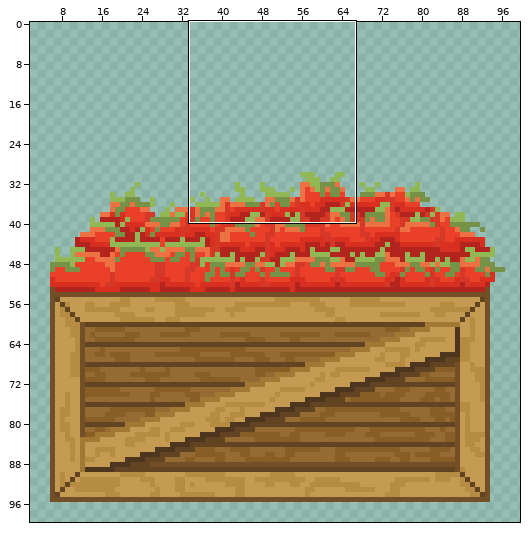
Two states of a sprite sheet, assets/IngredientStations/Tomato_Station.png. Above: a wide view before the commit, with the close-up outlined.
Close-up. As it was:
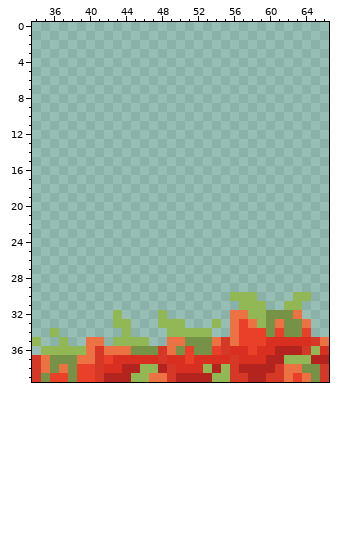
The file is 100x100 pixels. Colours within 5 levels of each other are drawn and written as one. Shown: x 34..66, y 0..39. The wide view leaves out empty margins.
Now the later version:
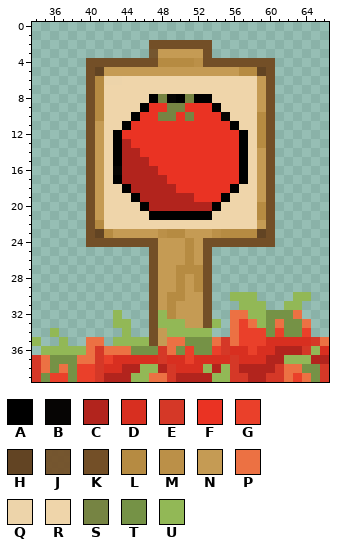
Palette (. is transparent): A #000000  B #060504  C #b2241d  D #d82f20  E #d53827  F #ea3323  G #ea402a  H #624423  J #734f27f0  K #734f27  L #b68b42  M #bb9048fe  N #c59b54  P #ec7143  Q #efd5aaf9  R #efd5aa  S #768443  T #759246  U #92b856
Commit: Added all ingredient stations and placed them in stage
Change:
@@ x 34..66 @@
  1 .................................
- 2 .................................
- 3 .................................
- 4 .................................
- 5 .................................
- 6 .................................
- 7 .................................
- 8 .................................
- 9 .................................
-10 .................................
-11 .................................
-12 .................................
-13 .................................
-14 .................................
-15 .................................
-16 .................................
-17 .................................
-18 .................................
-19 .................................
-20 .................................
-21 .................................
-22 .................................
-23 .................................
-24 .................................
-25 .................................
-26 .................................
-27 .................................
-28 .................................
-29 .................................
-30 ......................UUU....UU..
-31 .......................UUU..UU...
-32 .........U....U.......PPUUTTTP...
-33 .........UU...UUU...U.PGPUTPTTP..
-34 ..U.......U....UUUUU..PGGGTGTTG..
-35 U..U..PP.UUUU..PPTTTPEPGGGDDDDDEP
+ 2 .............KKKKKKK.............
+ 3 .............JNNNNNK.............
+ 4 ......KKKKKKKKLLLLMKKKKKKKK......
+ 5 ......KHNNNNNNNNNNNNNNNLLHK......
+ 6 ......KLQQRRRRRRRRRRRRRRRNK......
+ 7 ......KLRRRRRRRRRRRRRRRRRNK......
+ 8 ......KLRRRRRASBASAARRRRRNK......
+ 9 ......KLRRRRAFFSSFFFARRRRNK......
+10 ......KLRRRAFFSSFSFFFBRRRLK......
+11 ......KNRRAFFFFFFFFFFFARRLK......
+12 ......KNRAFFFFFFFFFFFFFARLK......
+13 ......KNRACFFFFFFFFFFFFARLK......
+14 ......KNRACCFFFFFFFFFFFARNK......
+15 ......KNRACCCFFFFFFFFFFARNK......
+16 ......KNRBCCCCFFFFFFFFFARNK......
+17 ......KNRACCCCCFFFFFFFFARNK......
+18 ......KNRRACCCCCFFFFFFARRNK......
+19 ......KNRRRACCCCCCFFFARRRNK......
+20 ......KNRRRRACCCCCCCARRRRLK......
+21 ......KNRRRRRAAAAAAARRRRRLK......
+22 ......KLRRRRRRRRRRRRRRRRRNK......
+23 ......KHLNNNNNMLLNNNMLLLLHK......
+24 ......KKKKKKKKNNNLNKKKKKKKK......
+25 .............KNNNLNK.............
+26 .............KNNNLNK.............
+27 .............KNNLLLK.............
+28 .............KNNLNLK.............
+29 .............KNNLNLK.............
+30 .............KNLLNNK..UUU....UU..
+31 .............KNLNNNK...UUU..UU...
+32 .........U...KULNNNK..PPUUTTTP...
+33 .........UU..KUUUNNKU.PGPUTPTTP..
+34 ..U.......U..KNUUUUU..PGGGTGTTG..
+35 U..U..PP.UUUUKNPPTTTPEPGGGDDDDDEP
 36 .UUUUUPEPPPTTTEPTGTTGEDDGDDCCCEUD
Where, in picture pixels (left, top, right, bottom), the same in both close-ups:
added: (86, 40, 275, 346)
